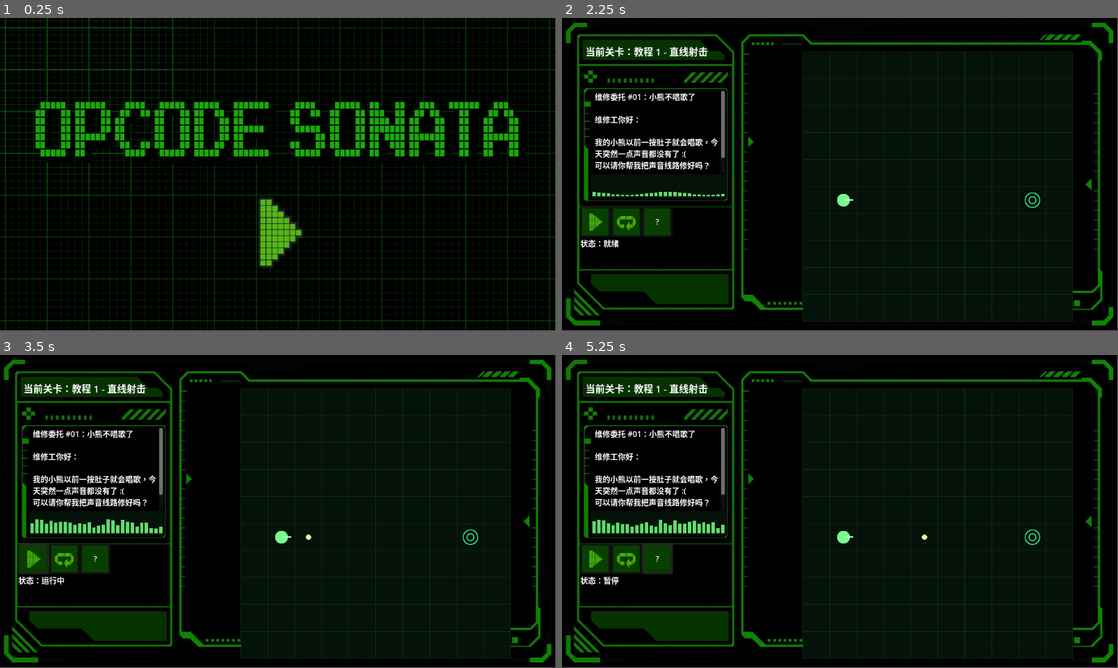
Above: before the commit, frames 1-4 (two rows, left to right).
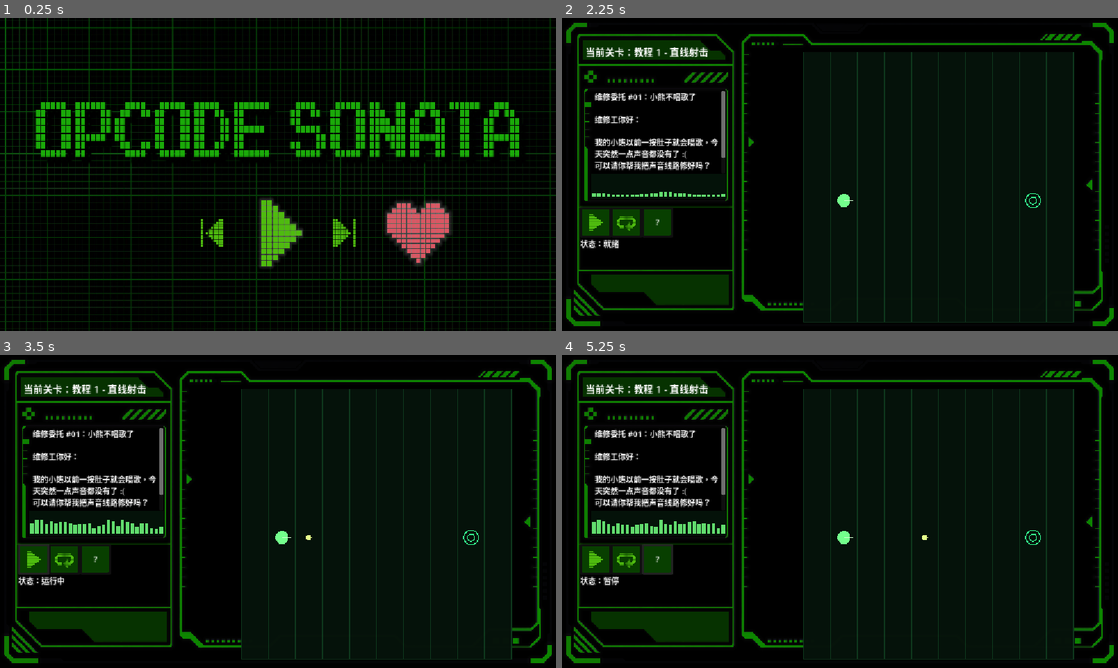
Above: after the commit, the same moments.

Repository: NGDenpa/Opcode-Sonata
Game: Godot game, scene res://scenes/welcome_scene.tscn
The game is run twice, just before and just after one commit, with the same random seed, the same clock (stepped at 60 frames per second) and the same inputs.
Inputs (mouse positions are in pixels of both pictures, inside the frame that each line leads up to):
- Up to frame 1 (0.25 s): no input
- Up to frame 2 (2.25 s): click (979, 233) at 0.52 s; click (589, 46) at 1.27 s; click (845, 233) at 2 s
- Up to frame 3 (3.5 s): click (33, 558) at 2.75 s
- Up to frame 4 (5.25 s): click (595, 558) at 3.5 s; click "?" at 4.25 s; click "?" at 5 s
In our replay, the window is 799x449 before the commit and 800x450 after it. These sizes can differ from the game's own. Grey fills any space a smaller window leaves; there, only what the larger window draws over its background counts as a difference.

The runs differ from the first frame. In frame 1, 12% of the frame differs, in the area x 0-100%, y 0-100%; in frame 2, 7.7%; in frame 3, 7.9%; in frame 4, 7.9%.

Commit message:
标题画面、credits

Diff:
--- a/godot/test2/test-2/project.godot
+++ b/godot/test2/test-2/project.godot
@@ -15,6 +15,10 @@
 config/features=PackedStringArray("4.6", "GL Compatibility")
 config/icon="res://icon.svg"
 
+[display]
+
+window/stretch/mode="canvas_items"
+
 [physics]
 
 3d/physics_engine="Jolt Physics"
--- /dev/null
+++ b/godot/test2/test-2/scenes/credits.gd
@@ -0,0 +1,6 @@
+extends Node2D
+
+
+
+func _on_texture_button_pressed() -> void:
+	get_tree().change_scene_to_file("res://scenes/welcome_scene.tscn")
--- /dev/null
+++ b/godot/test2/test-2/scenes/credits.tscn
@@ -0,0 +1,45 @@
+[gd_scene format=3 uid="uid://dotpx7pvdhjdd"]
+
+[ext_resource type="Texture2D" uid="uid://cwbmmh6ujem6n" path="res://ui/bg.png" id="1_2ckv8"]
+[ext_resource type="Script" uid="uid://c3jdf7g4o34w6" path="res://scenes/credits.gd" id="1_2fbfq"]
+[ext_resource type="FontFile" uid="uid://clnkvecvleou0" path="res://font/pixel-highscore.ttf" id="2_0ctdu"]
+[ext_resource type="Texture2D" uid="uid://6dp4pk2y17xx" path="res://ui/loop.svg" id="4_8gwij"]
+
+[node name="Credits" type="Node2D" unique_id=1025348930]
+script = ExtResource("1_2fbfq")
+
+[node name="TextureRect" type="TextureRect" parent="." unique_id=1467933487]
+custom_minimum_size = Vector2(1152, 648)
+offset_right = 1152.0
+offset_bottom = 648.0
+texture = ExtResource("1_2ckv8")
+expand_mode = 1
+
+[node name="Label" type="Label" parent="." unique_id=183259278]
+offset_left = 337.0
+offset_top = 43.0
+offset_right = 808.0
+offset_bottom = 112.0
+theme_override_fonts/font = ExtResource("2_0ctdu")
+theme_override_font_sizes/font_size = 51
+text = "CREDITS"
+horizontal_alignment = 1
+vertical_alignment = 1
+
+[node name="RichTextLabel" type="RichTextLabel" parent="." unique_id=297525115]
+offset_left = 114.0
+offset_top = 162.0
+offset_right = 1043.0
+offset_bottom = 581.0
+text = "123123123123123"
+
+[node name="TextureButton" type="TextureButton" parent="." unique_id=1617984895]
+offset_left = 92.0
+offset_top = 107.0
+offset_right = 392.0
+offset_bottom = 407.0
+rotation = 3.1415927
+scale = Vector2(0.25236642, 0.30538636)
+texture_normal = ExtResource("4_8gwij")
+
+[connection signal="pressed" from="TextureButton" to="." method="_on_texture_button_pressed"]
--- a/godot/test2/test-2/scenes/welcome_scene.tscn
+++ b/godot/test2/test-2/scenes/welcome_scene.tscn
@@ -3,6 +3,12 @@
 [ext_resource type="Script" uid="uid://bq7ys2iig7yky" path="res://scripts/welcome_scene.gd" id="1_welcome"]
 [ext_resource type="Texture2D" uid="uid://bu0jaltn66enh" path="res://ui/title.png" id="2_title"]
 [ext_resource type="Texture2D" uid="uid://odqtj20aag5i" path="res://ui/play_title.png" id="3_play_title"]
+[ext_resource type="Texture2D" uid="uid://fvoqpgcaxrpm" path="res://ui/play_title_pressed.png" id="4_5hhb8"]
+[ext_resource type="Texture2D" uid="uid://dq3pqsw4q7a4j" path="res://ui/next1_title.png" id="4_i3k6d"]
+[ext_resource type="Texture2D" uid="uid://bv2yuuk0g66p6" path="res://ui/play_title_hover.png" id="5_45xs0"]
+[ext_resource type="Texture2D" uid="uid://bm4ci6iut15n8" path="res://ui/like.png" id="5_qhx7g"]
+[ext_resource type="Texture2D" uid="uid://cgym44j4qh5u8" path="res://ui/like_title_pressed.png" id="7_b1nxc"]
+[ext_resource type="Texture2D" uid="uid://bhbnd2pdbj5b2" path="res://ui/like_title_hover.png" id="9_2wccb"]
 
 [node name="WelcomeScene" type="Control" unique_id=700172971]
 layout_mode = 3
@@ -40,7 +46,41 @@
 offset_right = 631.0
 offset_bottom = 521.0
 texture_normal = ExtResource("3_play_title")
+texture_pressed = ExtResource("4_5hhb8")
+texture_hover = ExtResource("5_45xs0")
 ignore_texture_size = true
 stretch_mode = 0
 
+[node name="TextureRect" type="TextureRect" parent="." unique_id=639671067]
+layout_mode = 0
+offset_left = 690.0
+offset_top = 415.99997
+offset_right = 766.0
+offset_bottom = 505.99997
+scale = Vector2(0.6218182, 0.6490909)
+texture = ExtResource("4_i3k6d")
+
+[node name="TextureRect2" type="TextureRect" parent="." unique_id=113341525]
+layout_mode = 0
+offset_left = 416.00006
+offset_top = 415.99997
+offset_right = 492.00006
+offset_bottom = 505.99997
+scale = Vector2(0.6218182, 0.6490909)
+texture = ExtResource("4_i3k6d")
+flip_h = true
+
+[node name="like" type="TextureButton" parent="." unique_id=265809326]
+layout_mode = 0
+offset_left = 794.0
+offset_top = 374.99997
+offset_right = 1028.0
+offset_bottom = 593.0
+scale = Vector2(0.6218182, 0.6490909)
+texture_normal = ExtResource("5_qhx7g")
+texture_pressed = ExtResource("7_b1nxc")
+texture_hover = ExtResource("9_2wccb")
+flip_h = true
+
 [connection signal="pressed" from="StartButton" to="." method="_on_start_button_pressed"]
+[connection signal="pressed" from="like" to="." method="like"]
--- a/godot/test2/test-2/scripts/welcome_scene.gd
+++ b/godot/test2/test-2/scripts/welcome_scene.gd
@@ -2,3 +2,6 @@
 
 func _on_start_button_pressed() -> void:
 	get_tree().change_scene_to_file("res://scenes/game_scene.tscn")
+
+func like():
+	get_tree().change_scene_to_file("res://scenes/credits.tscn")
Not shown, added: godot/test2/test-2/scenes/credits.gd.uid
Binary file added: godot/test2/test-2/ui/bg.png
Not shown, added: godot/test2/test-2/ui/bg.png.import
Binary file added: godot/test2/test-2/ui/like_title_hover.png
Not shown, added: godot/test2/test-2/ui/like_title_hover.png.import
Binary file added: godot/test2/test-2/ui/like_title_pressed.png
Not shown, added: godot/test2/test-2/ui/like_title_pressed.png.import
Binary file added: godot/test2/test-2/ui/play_title_hover.png
Not shown, added: godot/test2/test-2/ui/play_title_hover.png.import
Binary file added: godot/test2/test-2/ui/play_title_pressed.png
Not shown, added: godot/test2/test-2/ui/play_title_pressed.png.import
